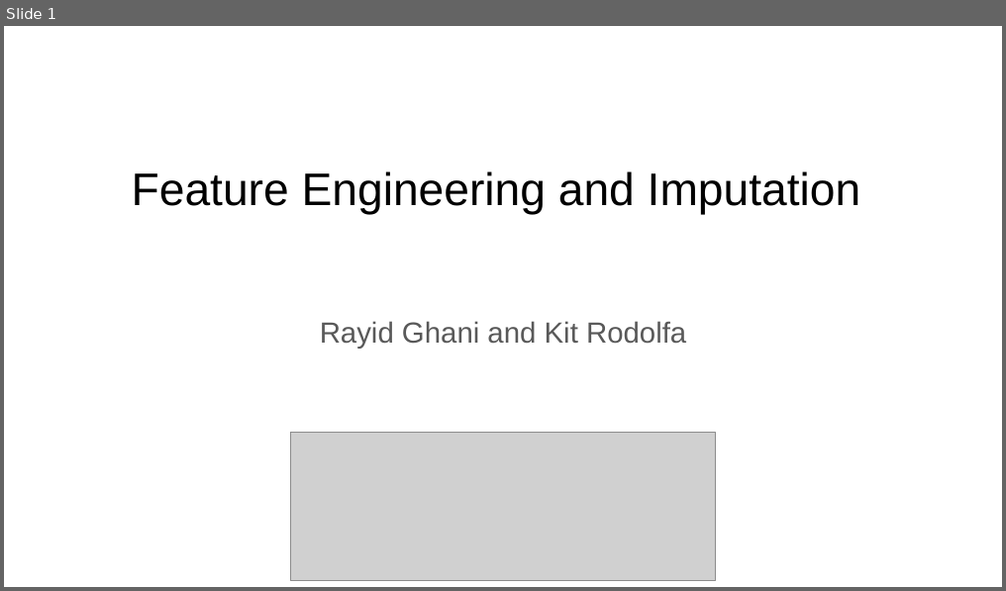
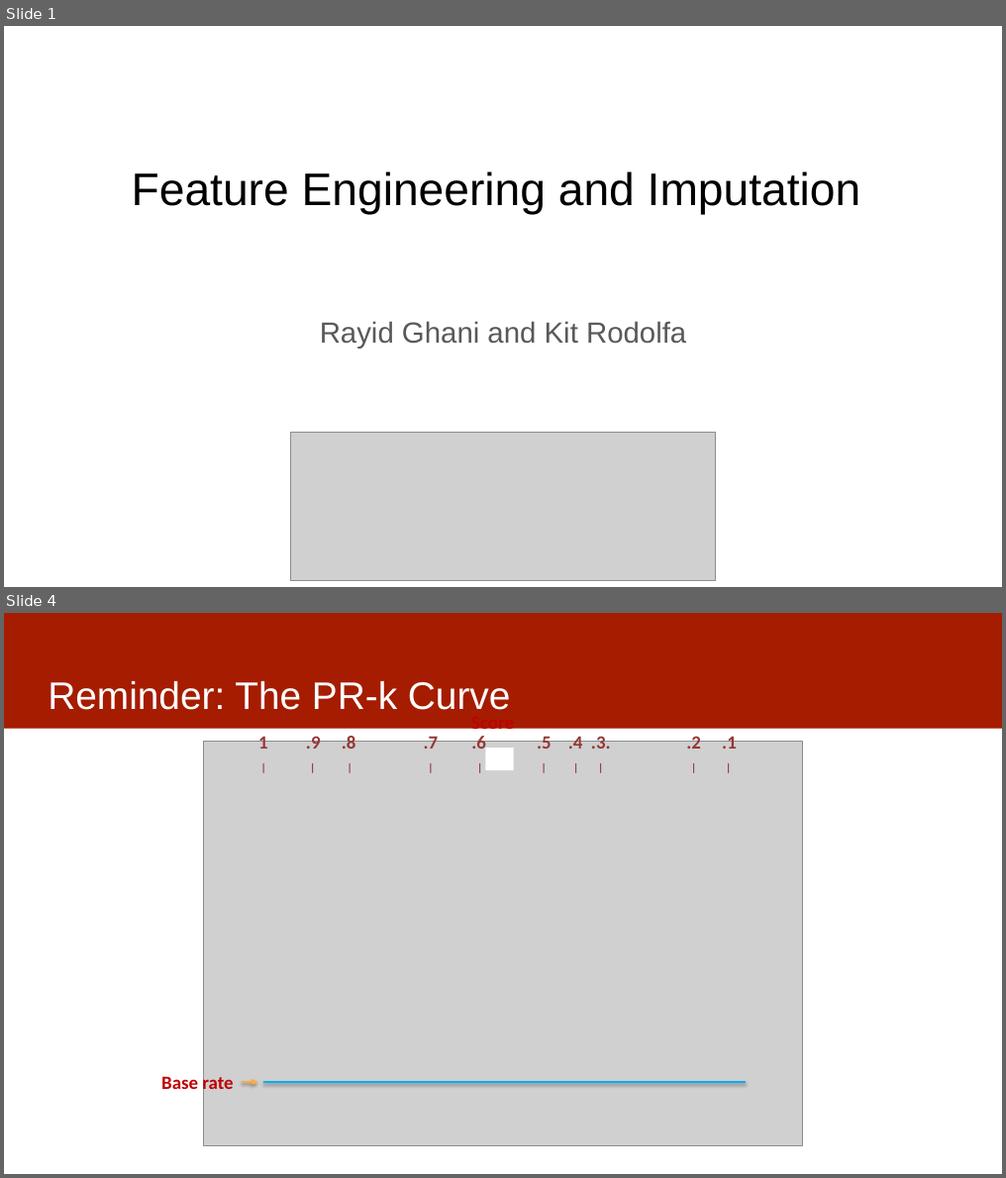
Before and after one commit to dssg/MLinPractice, a slide deck: Lectures/Lecture7-Features.pptx. Shown one above the other, each under a label of ours: slide 1 before the commit, slides 1 and 4 after it; the slides between them are not shown. The pictures are 1006x591 and 1006x1178 pixels, drawn with LibreOffice and Linux fonts; fonts in the diff are those of the drawing; grey boxes stand for pictures. Boxes give left, top, right and bottom in pixels: in the first picture for what was removed or moved away, otherwise in the second. Text is boxed around its words. In the diff, an @@ line names an element or a change of style, - is before the commit and + after.

```diff
--- a/Lectures/Lecture7-Features.pptx
+++ b/Lectures/Lecture7-Features.pptx
@@ slide 4 added at [4, 613, 1002, 1174], background #FFFFFF @@
@@ rectangle added at [4, 613, 1002, 728], fill #A61C00 @@
@@ title added at [48, 681, 511, 710], 37 pt, text #FFFFFF @@
+Reminder: The PR-k Curve
@@ text added at [471, 728, 514, 735], 18 pt, text #C00000, bold @@
+Score
@@ picture added at [203, 741, 803, 1146] @@
@@ text added at [258, 733, 737, 749], 18 pt, text #953735, bold @@
+1 .9 .8 .7 .6 .5 .4 .3. .2 .1
+| | | | | | | | | |
@@ rectangle added at [485, 748, 514, 771], fill #FFFFFF @@
@@ text added at [161, 1073, 233, 1094], 18 pt, text #C00000, bold @@
+Base rate
@@ arrow added from (242, 1082) to (257, 1082), #FFAB40 2 pt @@
@@ line added from (746, 1082) to (263, 1082), #00B0F0 2.25 pt @@
```
Also in this commit, not shown: 3 slides changed, 5 other slides added.
